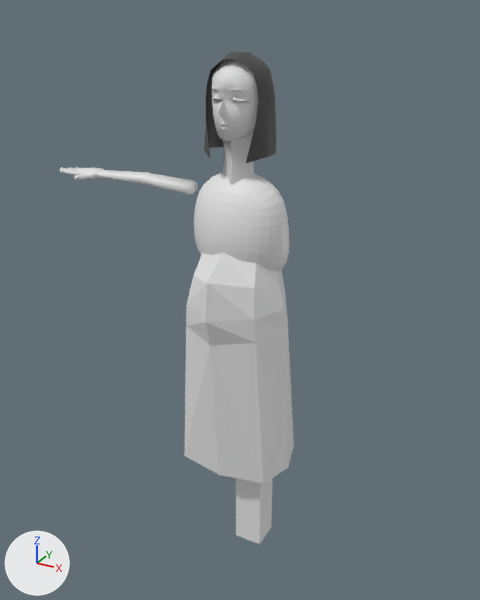
What one commit did to the Blender file Assets/Models/helene_final.blend.
Camera for both pictures: a 50 mm lens placed at (8.33, -14.65, 15.44), pointed at (-0.14, 0.75, 7.73). The axes (+X, +Y, +Z) are drawn at lower left. The lights are the same throughout.

The older version as bpy lines, for what is in view:
```python
ob_arm = bpy.data.objects.new('Arm', me_cube_001)
ob_arm.location = (0.37, 0.0, 0.27)
ob_head = bpy.data.objects.new('Head', me_cube_009)
ob_head.location = (0.0, 0.0, 0.0)
ob_leg = bpy.data.objects.new('Leg', me_cube_014)
ob_leg.location = (0.0, 0.0, 0.0)
ob_shawl = bpy.data.objects.new('Shawl', me_cube_002)
ob_shawl.location = (0.0, 0.0, 0.0)
ob_torso = bpy.data.objects.new('Torso', me_cube)
ob_torso.location = (0.0, 0.0, 0.46)
ob_waist = bpy.data.objects.new('Waist', me_cube_016)
ob_waist.location = (0.0, 0.0, 0.46)
```
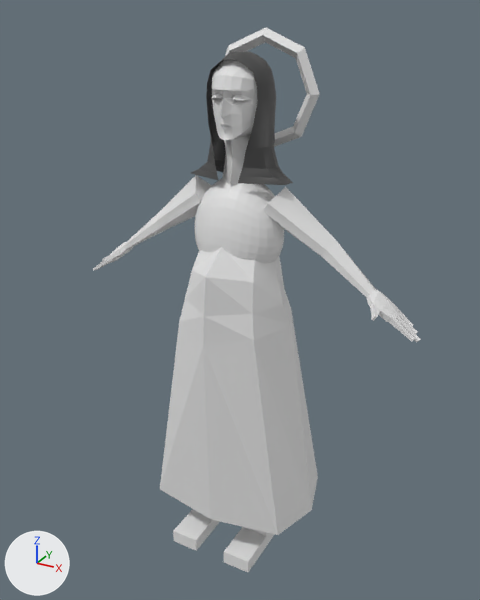
Boxes (x1, y1, x2, y2) around the edits, measured in the pictures (480 x 600 px; the box of a moved part takes in the faces that stretch with it):
'Waist', reshaped, moved (43% wider, 24% taller): before (184, 252, 294, 484); after (160, 247, 318, 535)
'Arm', reshaped, moved, rescaled, modifiers changed (135% wider, 500% taller): before (59, 167, 198, 194); after (93, 175, 421, 342)
'Torso', reshaped, moved: before (194, 172, 289, 272); after (195, 178, 284, 264)
'Shawl', reshaped (39% wider, 21% taller): before (204, 52, 277, 163); after (191, 51, 293, 185)
'Leg', reshaped, moved, modifiers changed: before (236, 478, 273, 544); after (173, 509, 275, 572)
'Torus', added: after (225, 28, 320, 147)
part 3 of me_cube_016, moved or reshaped: before (184, 296, 294, 484); after (160, 291, 318, 535)
part 4 of me_cube_001, moved or reshaped: before (59, 167, 198, 194); after (93, 175, 419, 342)

The edits, one by one:
me_cube has 17 vertices, 12 faces and spans x 0.0..1.67, y -0.66..1.48, z 7.87..11.47.
me_cube is used by ob_torso; location (0.0, 0.0, 0.46).
Part 1, on me_cube:
Vertex 1 of me_cube moves from (0.9, -0.1, 10.58) to (1.0, -0.09, 10.3).
Vertex 2 of me_cube moves from (1.07, 1.23, 8.3) to (0.71, 1.18, 8.36).
Vertex 7 of me_cube moves from (1.67, 0.62, 8.23) to (1.16, 0.55, 8.52).
Vertex 8 of me_cube moves from (1.43, 0.54, 10.83) to (1.28, 0.54, 10.49).
Vertex 9 of me_cube moves from (1.1, -0.23, 9.66) to (1.12, -0.22, 9.24).
Vertex 13 of me_cube moves from (1.58, 0.52, 9.55) to (1.54, 0.52, 9.12).
me_cube_014 is used by ob_leg; location (0.0, 0.0, 0.0).
me_cube_014 had 8 vertices, 6 faces and spanned x 0.23..1.08, y -0.19..0.65, z -0.06..7.34.
me_cube_014 now has 24 vertices, 22 faces and spans x 0.49..1.34, y -1.61..0.42, z -0.05..7.35.
me_cube_014 part 2: the whole mesh is rebuilt.
me_cube_016 is used by ob_waist; location (0.0, 0.0, 0.46).
me_cube_016 had 27 vertices, 20 faces and spanned x 0.0..1.67, y -1.38..1.79, z 1.92..9.56.
me_cube_016 now has 27 vertices, 20 faces and spans x 0.0..2.5, y -1.43..2.37, z 0.33..9.56.
me_cube_016 part 3: 11 of 27 vertices moved; they spanned x 0.0..1.67, y -1.16..1.79, z 1.92..6.83 and now span x 0.0..2.5, y -1.43..2.37, z 0.33..6.83; mean shift (0.23, 0.04, -0.82); largest move (1.37, 1.56, 2.25) -> (2.08, 2.04, 0.78).
me_cube_001 is used by ob_arm; location (0.37, 0.0, 0.27).
me_cube_001 had 169 vertices, 165 faces and spanned x -6.55..-1.86, y -0.23..0.82, z 10.46..10.85.
me_cube_001 now has 169 vertices, 165 faces and spans x -4.77..-0.69, y -0.55..0.57, z 7.24..10.41.
me_cube_001 part 4: 141 of 169 vertices moved; they spanned x -6.55..-1.86, y -0.23..0.82, z 10.46..10.85 and now span x -4.77..-0.69, y -0.55..0.57, z 7.24..10.41; mean shift (1.6, -0.32, -2.78); largest move (-6.54, 0.48, 10.62) -> (-4.72, 0.17, 7.24).
me_cube_002 is used by ob_shawl; location (0.0, 0.0, 0.0).
me_cube_002 had 51 vertices, 39 faces and spanned x 0.0..0.92, y -0.14..1.35, z 11.9..14.45.
me_cube_002 now has 65 vertices, 51 faces and spans x 0.0..1.44, y -0.14..1.53, z 11.03..14.46.
Part 5, on me_cube_002:
45 vertices are removed from x 0.0..0.92, y -0.14..1.35, z 11.9..14.45.
39 faces are deleted.
1 vertex moves within x 0.18, y 0.32, z 14.45.
59 vertices are added at x 0.0..1.44, y -0.14..1.53, z 11.03..14.46.
51 new faces join them.
Mesh me_torus is new.
It has 32 vertices, 32 faces and spans x -1.57..1.57, y -1.57..1.57, z -0.18..0.18.
Object 'Torso' (ob_torso) moves from (0.0, 0.0, 0.46) to (0.0, -0.06, 0.46).
Object 'Leg' (ob_leg) moves from (0.0, 0.0, 0.0) to (-0.03, 0.23, -0.01).
Object 'Leg' (ob_leg) gains a MIRROR modifier named 'Mirror'.
Object 'Waist' (ob_waist) moves from (0.0, 0.0, 0.46) to (0.0, -0.07, 0.65).
Object 'Arm' (ob_arm) moves from (0.37, 0.0, 0.27) to (-0.03, 0.3, -0.01).
Object 'Arm' (ob_arm) is rescaled from (1.0, 1.0, 1.0) to (1.08, 1.08, 1.08).
Object 'Arm' (ob_arm) gains a MIRROR modifier named 'Mirror'.
Object 'Torus' (ob_torus) is new; it shows me_torus.
Its location is (0.0, 1.88, 13.41).
Its rotation in degrees is (90, 0, 0).
